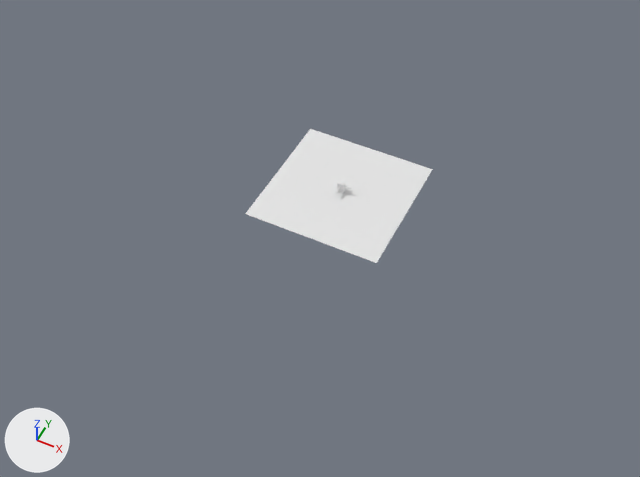
What one commit did to the Blender file blender/blender_for_arch/Part_3_4_Procedural Pavilion.blend.
The view is the same before and after, from a camera (50 mm lens) standing at (24.9, -54.3, 60.0) and looking at (-0.2, -4.2, -2.7). Every picture has the same lights, and +X, +Y and +Z are marked at lower left.
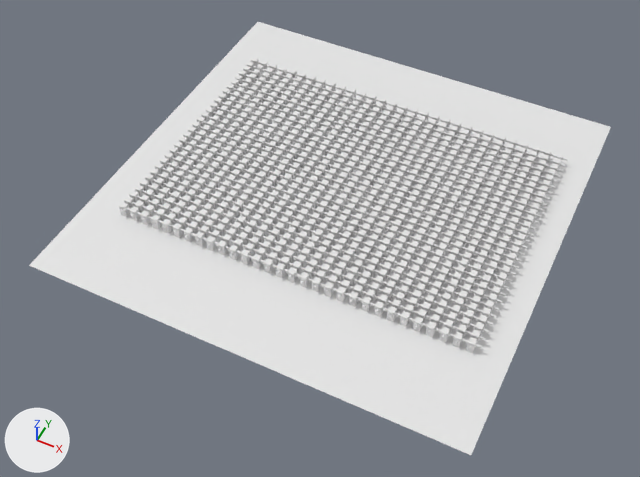
Where the newer file only moved an object's origin or applied its transform, the numbers keep the older frame.

Where the change shows, as pixel boxes (x1, y1, x2, y2) in the pictures (640 x 477 px; the box of a moved part takes in the faces that stretch with it):
'Plane', reshaped (210% wider, 221% taller): before (246, 129, 433, 263); after (29, 22, 611, 455)
'Plane.001', reshaped, moved, modifiers changed (2547% wider, 1756% taller): before (336, 179, 352, 194); after (119, 57, 568, 353)
part 2 of me_plane_001, moved or reshaped: before (336, 186, 341, 193); after (120, 202, 489, 349)
part 3 of me_plane_001, moved or reshaped: before (344, 184, 352, 189); after (126, 61, 568, 348)

The change, as a list of edits to the scene's bpy script:
```text
Change me_plane:
    where me_plane.from_pydata(...)  # 4 vertices, 1 face; spans x -1.0..1.0, y -1.0..1.0, z 0.0
    used by ob_plane; location = (0.0, 0.0, 0.0); scale = (6.67, 6.67, 6.67)
    me_plane part 1
    me_plane.vertices[0].co: (-1.0, -1.0, 0.0) -> (-3.09, -3.09, 0.0)  # pixel (245, 213) -> pixel (28, 265)
    me_plane.vertices[1].co: (1.0, -1.0, 0.0) -> (3.09, -3.09, 0.0)  # pixel (376, 263) -> pixel (471, 455)
    me_plane.vertices[2].co: (-1.0, 1.0, 0.0) -> (-3.09, 3.09, 0.0)  # pixel (310, 128) -> pixel (257, 21)
    me_plane.vertices[3].co: (1.0, 1.0, 0.0) -> (3.09, 3.09, 0.0)  # pixel (432, 169) -> pixel (611, 126)
Change me_plane_001:
    where me_plane_001.from_pydata(...)  # 24 vertices, 17 faces; spans x -0.3..1.109, y -1.093..0.3, z 0.0..1.182
    used by ob_plane_001; location = (0.0, 0.0, 0.0)
    before: 12 (-0.08, -1.093, 0.875) at pixel (335, 191), 13 (-0.08, -1.093, 0.725) at pixel (335, 192), 14 (0.07, -1.093, 0.725) at pixel (336, 193), 15 (0.07, -1.093, 0.875) at pixel (336, 192)
    before: 20 (1.109, -0.1, 0.992) at pixel (351, 188), 21 (1.109, -0.1, 0.842) at pixel (351, 189), 22 (1.109, 0.05, 0.842) at pixel (352, 188), 23 (1.109, 0.05, 0.992) at pixel (352, 187)
    me_plane_001 part 2
    add for i in [*range(12, 16)]: me_plane_001.vertices[i].co += Vector((0.0, 0.549, 0.0))
    me_plane_001 part 3
    add for i in [*range(20, 24)]: me_plane_001.vertices[i].co += Vector((-0.241, 0.0, 0.0))
Change ob_plane_001:
    ob_plane_001.location: (0.0, 0.0, 0.0) -> (-16.6, -11.64, 0.0)
    add _m = ob_plane_001.modifiers.new('Array', 'ARRAY')
    add _m.count = 30
    add _m = ob_plane_001.modifiers.new('Array.001', 'ARRAY')
    add _m.count = 30
    add _m.relative_offset_displace = (0.0, 1.0, 0.0)
```
